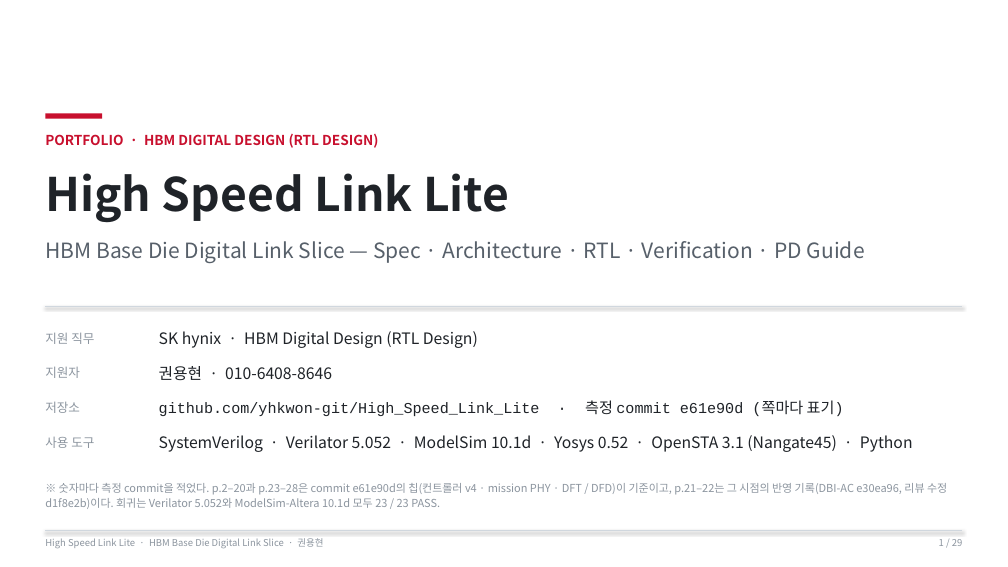
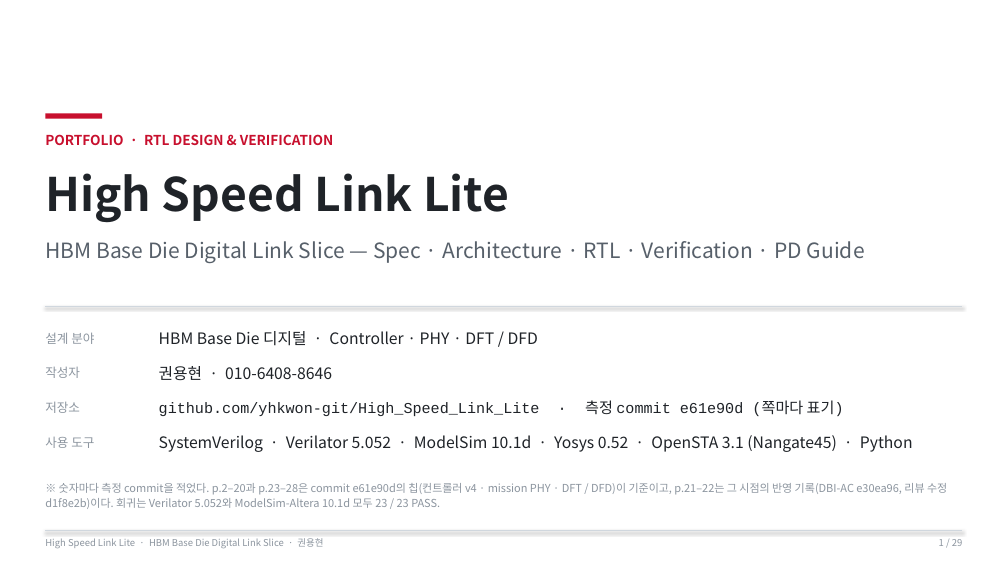
Before and after one commit to yhkwon-git/High_Speed_Link_Lite, a slide deck: slide 1 of portfolio-deck/HighSpeedLinkLite_Portfolio.pptx. Drawn at 1008x567 pixels with LibreOffice and Linux fonts; fonts in the diff are those of the drawing. Boxes give left, top, right and bottom in pixels: in the first picture for what was removed or moved away, otherwise in the second. Text is boxed around its words. In the diff, an @@ line names an element or a change of style, - is before the commit and + after.

```diff
--- a/portfolio-deck/HighSpeedLinkLite_Portfolio.pptx
+++ b/portfolio-deck/HighSpeedLinkLite_Portfolio.pptx
@@ text at <box>45,134,333,145</box>: text changed @@
-PORTFOLIO · HBM DIGITAL DESIGN (RTL DESIGN)
+PORTFOLIO · RTL DESIGN & VERIFICATION
@@ text at <box>45,332,94,344</box>: text changed @@
-지원 직무
+설계 분야
@@ text at <box>159,331,538,346</box>: text changed @@
-SK hynix · HBM Digital Design (RTL Design)
+HBM Base Die 디지털 · Controller · PHY · DFT / DFD
@@ text at <box>45,367,80,378</box>: text changed @@
-지원자
+작성자
```
Also in this commit, not shown: 3 other files.
